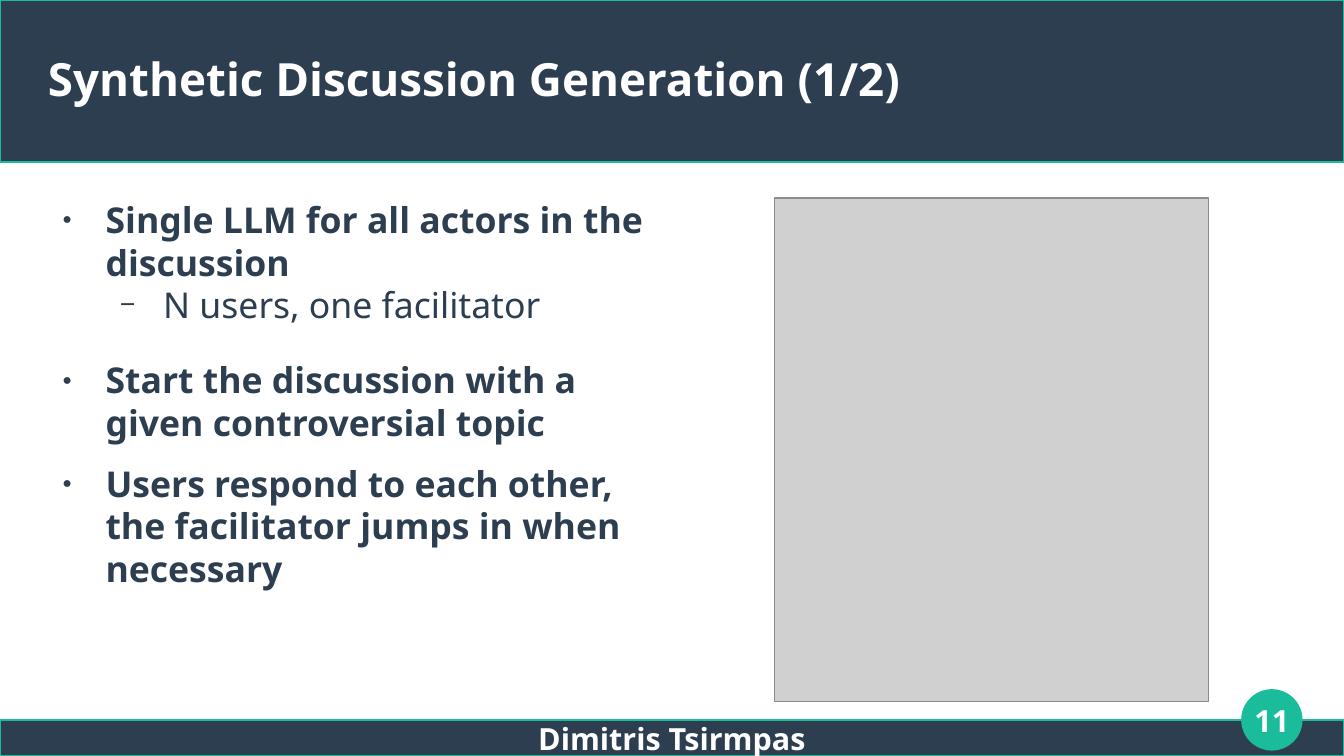
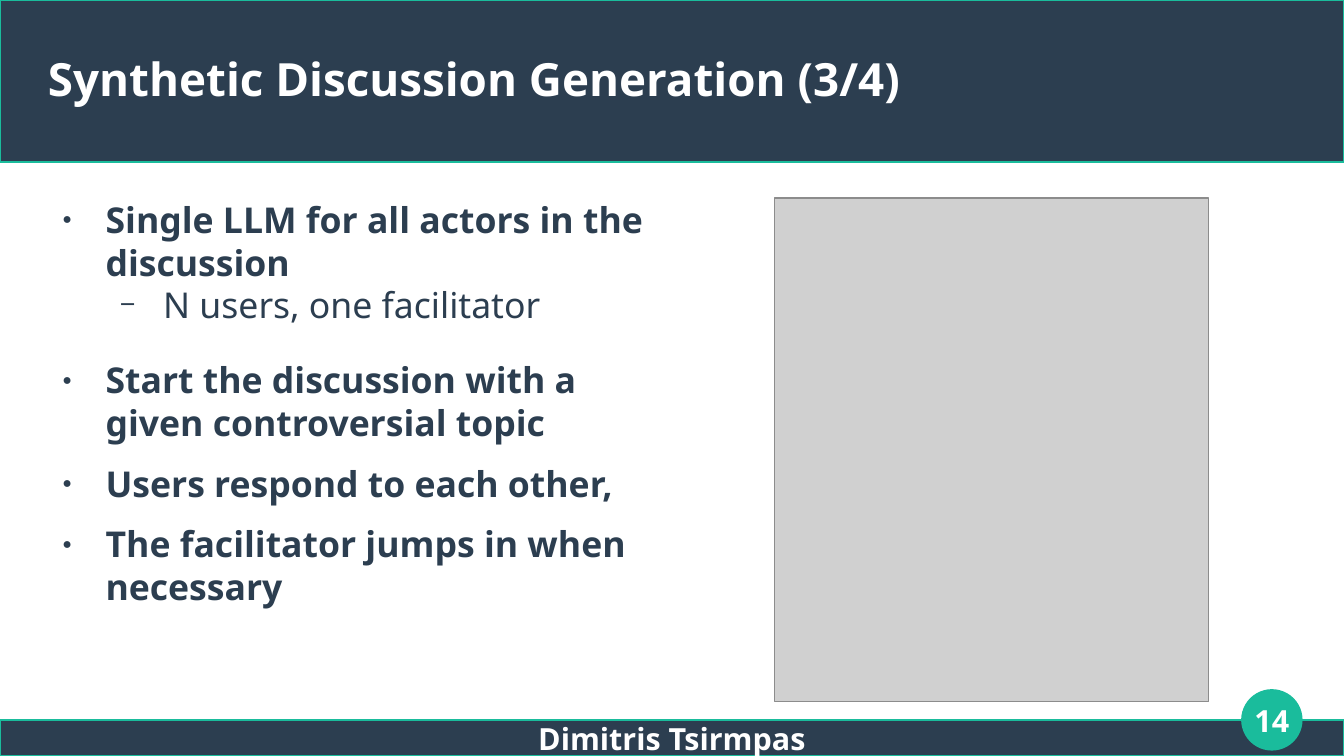
Before and after one commit to dimits-ts/llm_moderation_research, a slide deck: slide 14 of presentations/thesis.odp (slide 11 before the commit). Drawn at 1344x756 pixels with LibreOffice and Linux fonts; fonts in the diff are those of the drawing; grey boxes stand for pictures. Boxes give left, top, right and bottom in pixels: in the first picture for what was removed or moved away, otherwise in the second. Text is boxed around its words. In the diff, an @@ line names an element or a change of style, - is before the commit and + after.

```diff
--- a/presentations/thesis.odp
+++ b/presentations/thesis.odp
@@ title at bbox=[48, 61, 900, 107]: text changed @@
-Synthetic Discussion Generation (1/2)
+Synthetic Discussion Generation (3/4)
@@ text at bbox=[106, 470, 625, 609]: text changed @@
-● Users respond to each other, the facilitator jumps in when necessary
+● Users respond to each other,
+● The facilitator jumps in when necessary
@@ page number at bbox=[1254, 710, 1289, 732]: text changed @@
-11
+14
```
Also in this commit, not shown: 13 other slides changed, 7 slides added, 1 slide removed.
